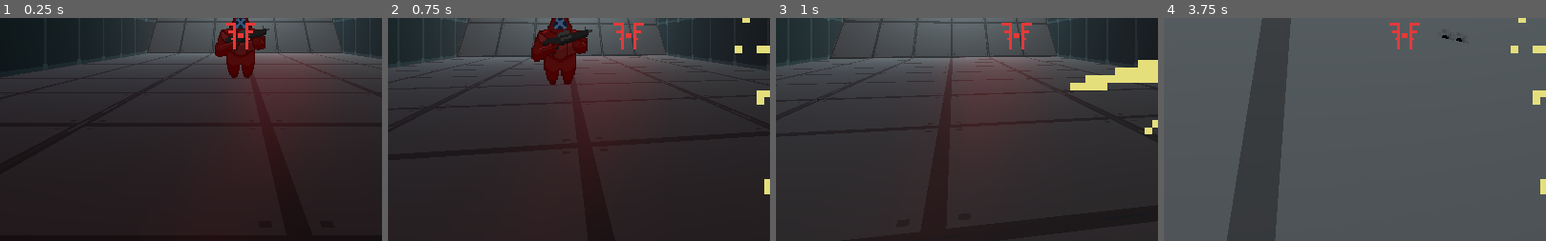
Above: before the commit, frames 1-4 (left to right).
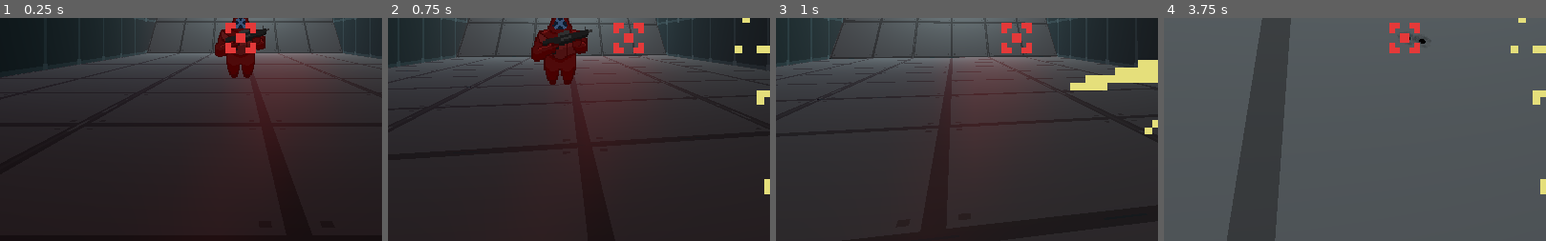
Above: after the commit, the same moments.

Repository: SomeSortOfSam/Exocutioner
Game: Godot game, scene res://World.tscn
The game is run twice, just before and just after one commit, with the same random seed, the same clock (stepped at 60 frames per second) and the same inputs.
Inputs (mouse positions are % of the whole screen's width and height, from its top left):
- Up to frame 1 (0.25 s): no input
- Up to frame 2 (0.75 s): tap Enter at 0.5 s; move the mouse to (55, 50) at 0.52 s; press the mouse at (55, 50) at 0.53 s; hold Up (ui_up) from 0.53 s (still down)
- Up to frame 3 (1 s): keep holding Up (ui_up)
- Up to frame 4 (3.75 s): keep holding Up (ui_up); move the mouse to (45, 50) at 1.27 s; release the mouse at (45, 50) at 1.28 s; tap Alt at 1.35 s; move the mouse to (52, 48) at 2.02 s; tap Ctrl at 2.1 s; move the mouse to (49, 52) at 2.77 s; tap Shift at 2.85 s; click (49, 52) at 2.92 s; move the mouse to (57, 51) at 3.52 s; press the mouse at (57, 51) at 3.53 s
The pictures show only the part of the screen within x 18-68%, y 46-96%; the shares and areas given below are measured in that part.

The runs differ from the first frame. In frame 1, 0.5% of the frame differs, in the area x 59-67%, y 3-16%; in frame 2, 0.5%; in frame 3, 0.5%; in frame 4, 0.6%, in the area x 59-79%, y 3-16%.

Commit message:
Better bullet holes

Diff:
--- a/Guns/Sappler/Hole.tscn
+++ b/Guns/Sappler/Hole.tscn
@@ -2,8 +2,5 @@
 
 [ext_resource path="res://Guns/Coilgun V2/Shot1.png" type="Texture" id=1]
 
-[node name="Spatial" type="Spatial"]
-
-[node name="Sprite3D" type="Sprite3D" parent="."]
-billboard = 1
+[node name="Hole" type="Sprite3D"]
 texture = ExtResource( 1 )
--- a/Guns/Sappler/Sappler.gd
+++ b/Guns/Sappler/Sappler.gd
@@ -33,8 +33,9 @@
 func _on_Timer_timeout():
 	if ray.is_colliding() and bullet_hole:
 		var hole : Spatial = bullet_hole.instance(PackedScene.GEN_EDIT_STATE_INSTANCE)
-		hole.translate(ray.get_collision_point())
-		hole.transform.basis.y = ray.get_collision_normal()
+		hole.translate(ray.get_collision_point() + (ray.get_collision_normal() * .01))
+		var angle = ray.get_collision_normal().signed_angle_to(hole.transform.basis.z, -hole.transform.basis.x)
+		hole.rotate_x(angle)
 		ray.get_collider().add_child(hole)
 		var hit : Node = ray.get_collider().get_parent()
 		if hit.has_method("_on_HitBox_area_entered"):
--- a/Guns/Sappler/Sappler.tscn
+++ b/Guns/Sappler/Sappler.tscn
@@ -8,7 +8,7 @@
 
 [sub_resource type="AtlasTexture" id=1]
 atlas = ExtResource( 2 )
-region = Rect2( 10, 75, 12, 11 )
+region = Rect2( 45, 45, 6, 6 )
 
 [node name="Sappler" type="Spatial"]
 script = ExtResource( 1 )
@@ -18,7 +18,6 @@
 stream = ExtResource( 4 )
 
 [node name="RayCast" type="RayCast" parent="."]
-transform = Transform( 1, 0, 0, 0, 1, 0, 0, 0, 1, 0.315139, 0, 0 )
 enabled = true
 exclude_parent = false
 cast_to = Vector3( 0, 0, -10 )
